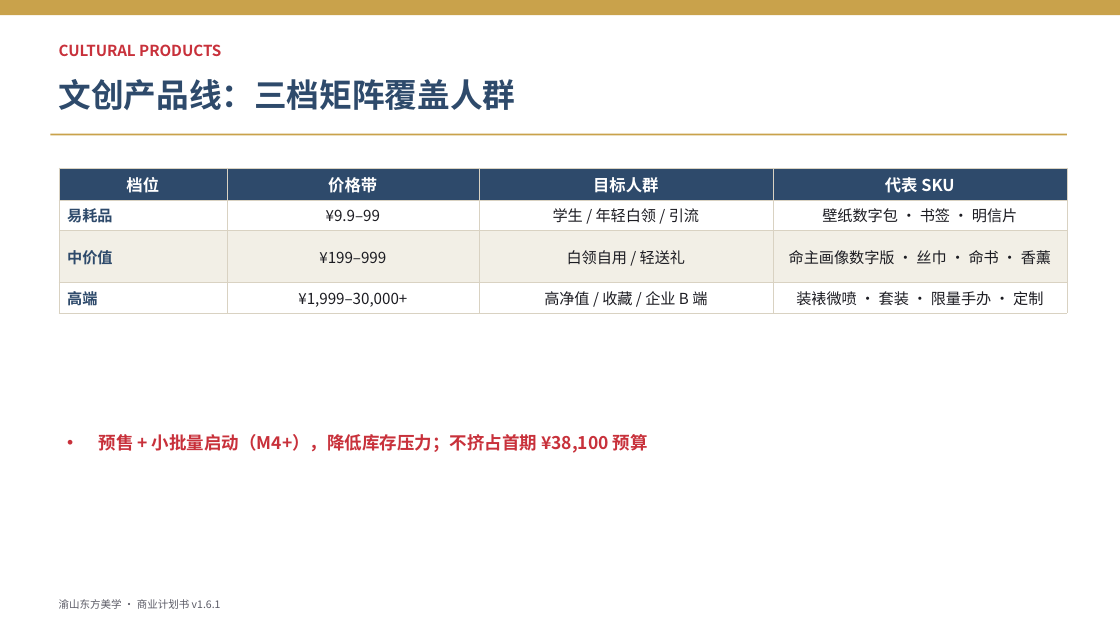
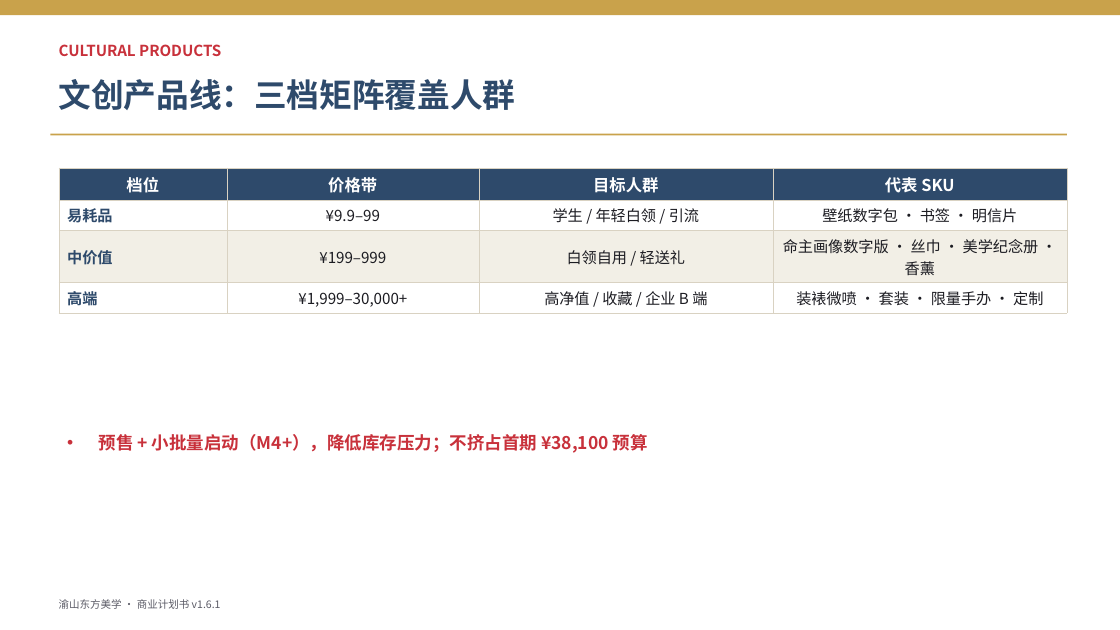
Before and after one commit to fenghuo02/ai-project, a slide deck: slide 5 of docs/business-plan-deck.pptx. Drawn at 1120x630 pixels with LibreOffice and Linux fonts; fonts in the diff are those of the drawing. Boxes give left, top, right and bottom in pixels: in the first picture for what was removed or moved away, otherwise in the second. Text is boxed around its words. In the diff, an @@ line names an element or a change of style, - is before the commit and + after.

Commit message:
chore(v1.6.2): 命书交付物下线，全文改为不含命理的「美学纪念册」
项目以后不再为客户生成「命书」。将原命书在交付/定价/订阅/合同中的位置，
统一替换为不含命理推算的「美学纪念册」（汇编客户专属命主画像/节气壁纸/
节气与五行美学图文），保留原价格档与收入结构，仅去除命理属性。

变更文件：
- docs/business-plan-chongqing-yixue-photo.md（主计划书 v1.6.1→v1.6.2，新增变更日志）
- docs/business-plan-teacher-edition.md（老师版）
- docs/products/00-sku-overview.md / sku-tier2-midrange.md / sku-tier3-premium.md
- docs/contracts/02-company-A-media-charter.md（A 公司章程：交付物/IP/命名口径）
- docs/business-plan-deck.pptx（PPT 同步重生成）

合规：美学纪念册仅作美学纪念读物，保留 AIGC 声明，严禁命理/算命/改运表述；
八字仅作命主画像/壁纸的色彩坐标美学用途，不产出命理文字交付物。

```diff
--- a/docs/business-plan-deck.pptx
+++ b/docs/business-plan-deck.pptx
@@ table at box(59, 168, 1067, 313) @@
-row 3, column 4: 命主画像数字版 · 丝巾 · 命书 · 香薰
+row 3, column 4: 命主画像数字版 · 丝巾 · 美学纪念册 · 香薰
```
Also in this commit, not shown: 5 other slides changed, 6 other files.
